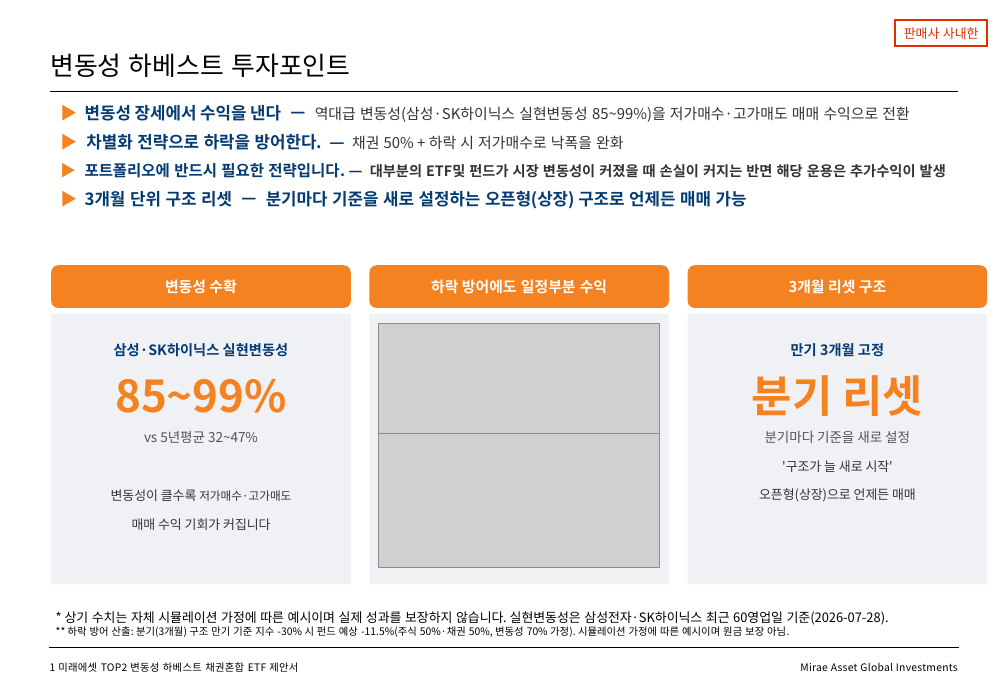
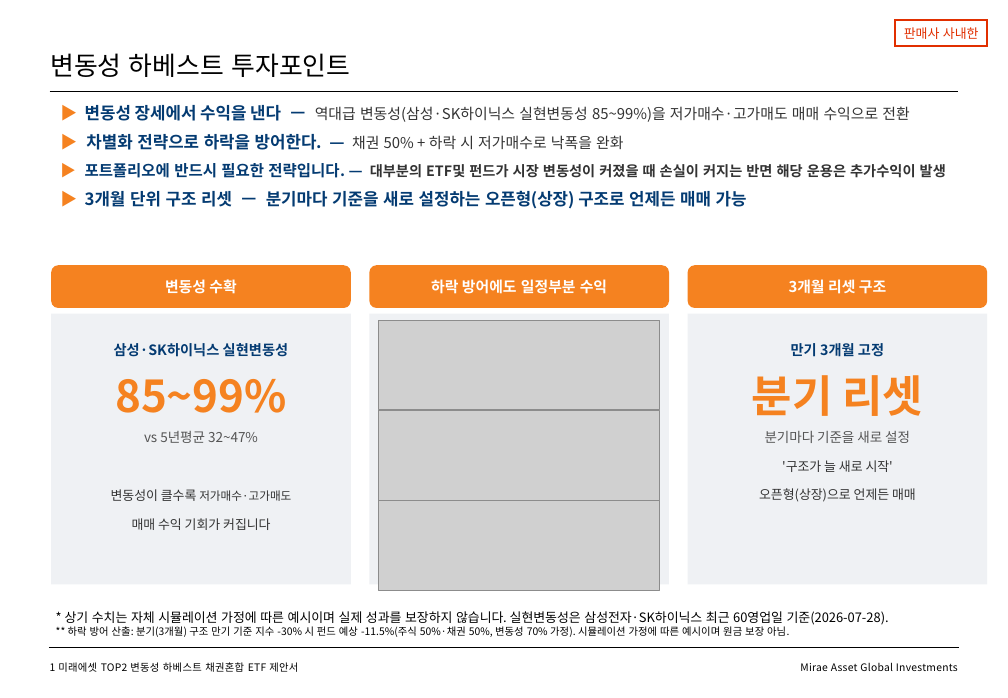
Before and after one commit to gamer383-bit/Volatility-Fund, a slide deck: slide 2 of 제안서/변동성하베스트_TOP2채권혼합ETF_v1_20260730.pptx. Drawn at 1008x698 pixels with LibreOffice and Linux fonts; fonts in the diff are those of the drawing; grey boxes stand for pictures. Boxes give left, top, right and bottom in pixels: in the first picture for what was removed or moved away, otherwise in the second. Text is boxed around its words. In the diff, an @@ line names an element or a change of style, - is before the commit and + after.

```diff
--- a/제안서/변동성하베스트_TOP2채권혼합ETF_v1_20260730.pptx
+++ b/제안서/변동성하베스트_TOP2채권혼합ETF_v1_20260730.pptx
@@ picture: place and size @@
-picture at [379,324,660,457]
+picture at [379,320,660,410]
@@ picture added at [379,410,660,501] @@
@@ picture removed at [379,434,660,567] @@
@@ picture added at [379,501,660,591] @@
```
Also in this commit, not shown: 3 other files.
